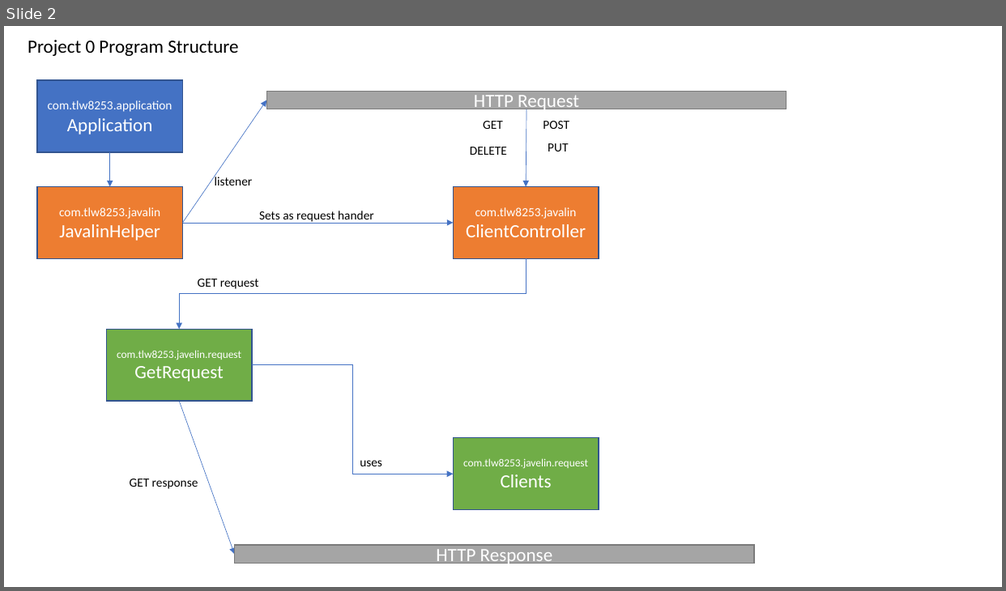
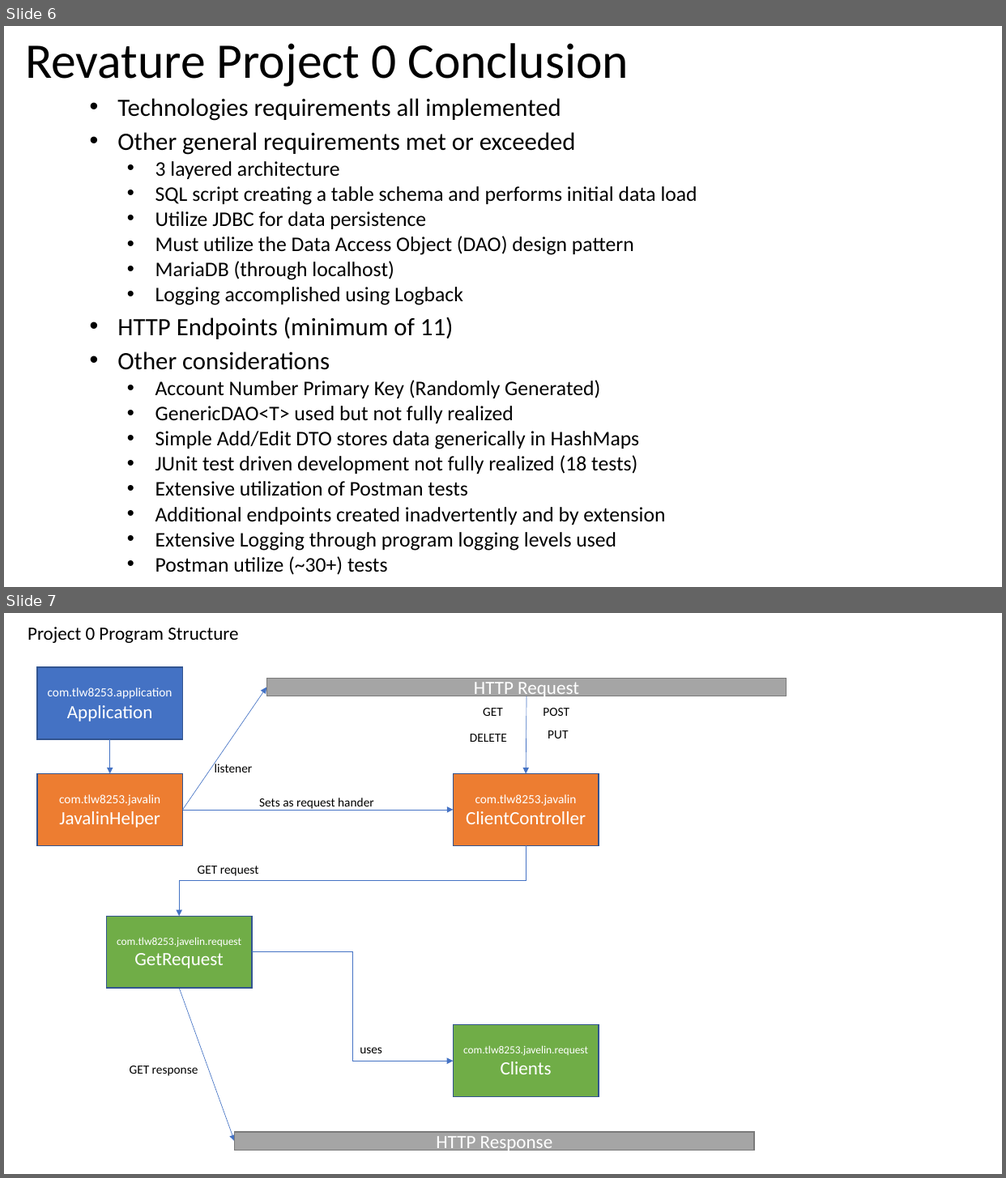
Before and after one commit to tlw8253/Project-0, a slide deck: docs/Project 0.pptx. Shown one above the other, each under a label of ours: slide 2 before the commit, slides 6 and 7 after it. The pictures are 1006x591 and 1006x1178 pixels, drawn with LibreOffice and Linux fonts; fonts in the diff are those of the drawing. Boxes give left, top, right and bottom in pixels: in the first picture for what was removed or moved away, otherwise in the second. Text is boxed around its words. In the diff, an @@ line names an element or a change of style, - is before the commit and + after.

Commit message:
20210811 1332 tlw8748253 Project-0 final.

```diff
--- a/docs/Project 0.pptx
+++ b/docs/Project 0.pptx
@@ slide 6 added at (4, 26, 1002, 587), background #FFFFFF @@
@@ title added at (25, 43, 629, 87), 48 pt, text #000000 @@
+Revature Project 0 Conclusion
@@ subtitle added at (117, 98, 697, 575), 20 pt, text #000000 @@
+• Technologies requirements all implemented
+• Other general requirements met or exceeded
+  • 3 layered architecture
+  • SQL script creating a table schema and performs initial data load
+  • Utilize JDBC for data persistence
+  • Must utilize the Data Access Object (DAO) design pattern
+  • MariaDB (through localhost)
+  • Logging accomplished using Logback
+• HTTP Endpoints (minimum of 11)
+• Other considerations
+  • Account Number Primary Key (Randomly Generated)
+  • GenericDAO<T> used but not fully realized
+  • Simple Add/Edit DTO stores data generically in HashMaps
+  • JUnit test driven development not fully realized (18 tests)
+  • Extensive utilization of Postman tests
+  • Additional endpoints created inadvertently and by extension
+  • Extensive Logging through program logging levels used
+  • Postman utilize (~30+) tests
@@ what was slide 2 is now slide 7 @@
```
Also in this commit, not shown: 5 slides changed, 5 other files.
